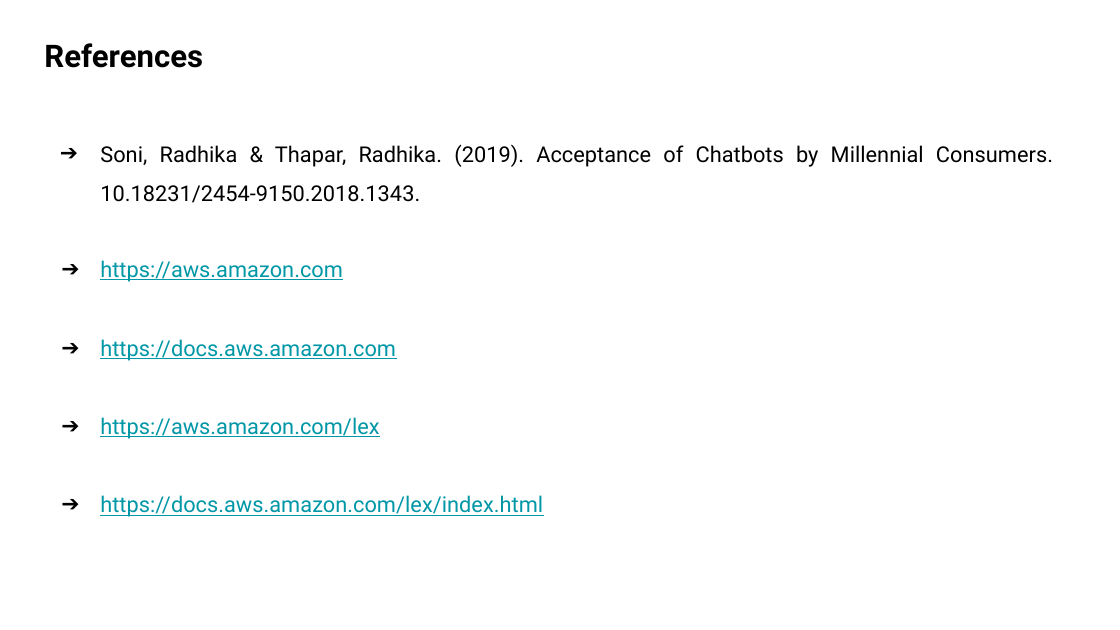
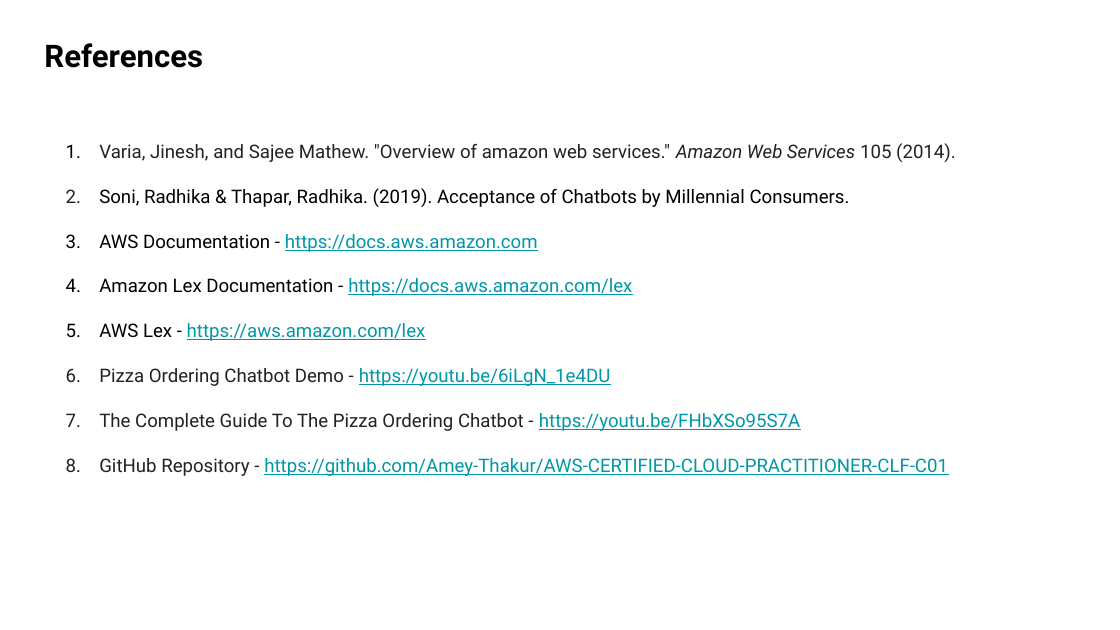
Before and after one commit to Amey-Thakur/RESEARCHGATE, a slide deck: slide 27 of ResearchGate/Pizza Ordering Chatbot Using Amazon Lex/PIZZA ORDERING CHATBOT USING AMAZON LEX.pptx (slide 28 before the commit). Drawn at 1120x630 pixels with LibreOffice and Linux fonts; fonts in the diff are those of the drawing. Boxes give left, top, right and bottom in pixels: in the first picture for what was removed or moved away, otherwise in the second. Text is boxed around its words. In the diff, an @@ line names an element or a change of style, - is before the commit and + after.

```diff
--- a/ResearchGate/Pizza Ordering Chatbot Using Amazon Lex/PIZZA ORDERING CHATBOT USING AMAZON LEX.pptx
+++ b/ResearchGate/Pizza Ordering Chatbot Using Amazon Lex/PIZZA ORDERING CHATBOT USING AMAZON LEX.pptx
@@ text "Varia, Jinesh, and Sajee Mathew. ..." at (x1=99, y1=143, x2=956, y2=476): vertical alignment top to middle @@
@@ text at (x1=99, y1=143, x2=956, y2=476): text changed; size 14 to 12 pt @@
-➔ Soni, Radhika & Thapar, Radhika. (2019). Acceptance of Chatbots by Millennial Consumers. 10.18231/2454-9150.2018.1343.
-➔ https://aws.amazon.com
-➔ https://docs.aws.amazon.com
-➔ https://aws.amazon.com/lex
-➔ https://docs.aws.amazon.com/lex/index.html
+1. Varia, Jinesh, and Sajee Mathew. "Overview of amazon web services." Amazon Web Services 105 (2014).
+2. Soni, Radhika & Thapar, Radhika. (2019). Acceptance of Chatbots by Millennial Consumers.
+3. AWS Documentation - https://docs.aws.amazon.com
+4. Amazon Lex Documentation - https://docs.aws.amazon.com/lex
+5. AWS Lex - https://aws.amazon.com/lex
+6. Pizza Ordering Chatbot Demo - https://youtu.be/6iLgN_1e4DU
+7. The Complete Guide To The Pizza Ordering Chatbot - https://youtu.be/FHbXSo95S7A
+8. GitHub Repository - https://github.com/Amey-Thakur/AWS-CERTIFIED-CLOUD-PRACTITIONER-CLF-C01
```
Also in this commit, not shown: 2 other slides changed, 1 slide removed, 1 other file.
